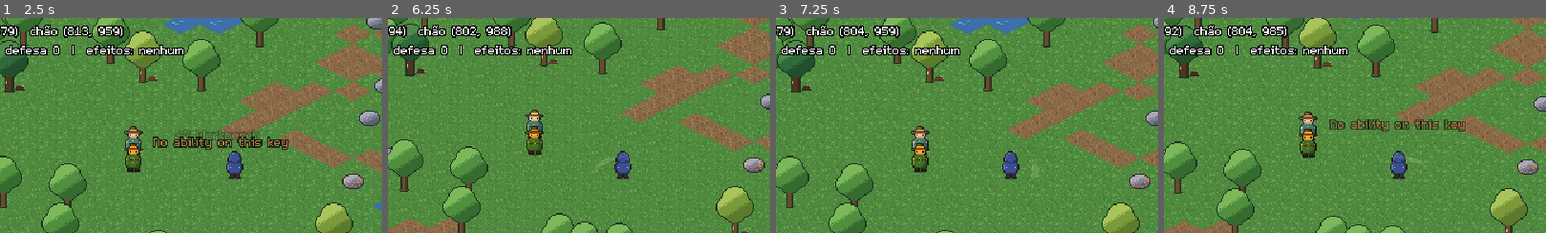
Above: before the commit, frames 1-4 (left to right).
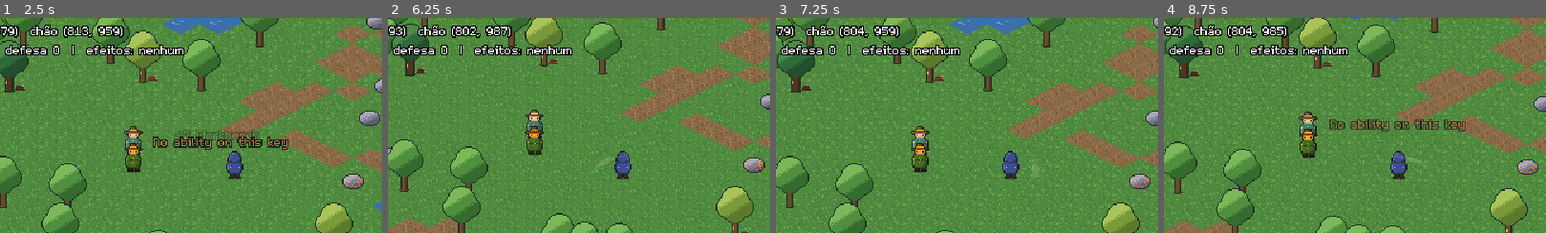
Above: after the commit, the same moments.

Repository: joaovictormendessilva/2d-isometric
Game: Godot game, scene res://scenes/main/main.tscn
The game is run twice, just before and just after one commit, with the same random seed, the same clock (stepped at 60 frames per second) and the same inputs.
Inputs (mouse positions are % of the whole screen's width and height, from its top left):
- Up to frame 1 (2.5 s): tap Enter (ui_accept) at 0.5 s; drag from (50, 93) to (60, 28) at 0.52 s; drag from (30, 55) to (45, 70) at 1.27 s; move the mouse to (60, 28) at 2.02 s; press the mouse at (60, 28) at 2.03 s; hold D (move_right) from 2.03 s (still down); tap 2 (ability_2) at 2.1 s
- Up to frame 2 (6.25 s): release D (move_right) at 2.75 s; release the mouse at (60, 28) at 2.75 s; drag from (45, 70) to (20, 35) at 2.77 s; tap Enter (ui_accept) at 3.5, 3.77, 5 s; move the mouse to (80, 65) at 3.52 s; press the mouse at (80, 65) at 3.53 s; hold A (move_left) 3.53-4.25 s; tap 4 (ability_4) at 3.6 s; release the mouse at (80, 65) at 4.25 s; drag from (20, 35) to (35, 25) at 4.27 s; move the mouse to (55, 50) at 5.02 s; press the mouse at (55, 50) at 5.03 s; hold S (move_down) 5.03-5.75 s; tap E (interact) at 5.1 s; release the mouse at (55, 50) at 5.75 s; drag from (35, 25) to (30, 55) at 5.77 s
- Up to frame 3 (7.25 s): tap Enter (ui_accept) at 6.5, 6.77 s; move the mouse to (72, 45) at 6.52 s; press the mouse at (72, 45) at 6.53 s; hold W (move_up) from 6.53 s (still down)
- Up to frame 4 (8.75 s): release W (move_up) at 7.25 s; release the mouse at (72, 45) at 7.25 s; drag from (30, 55) to (45, 70) at 7.27 s; tap Enter (ui_accept) at 8 s; move the mouse to (60, 28) at 8.02 s; press the mouse at (60, 28) at 8.03 s; hold S (move_down) from 8.03 s (still down); tap 2 (ability_2) at 8.1 s
The pictures show only the part of the screen within x 19-69%, y 13-63%; the shares and areas given below are measured in that part.

Frame 1 is identical in both runs. In frame 2, 0.1% of the frame differs, in the area x 2-32%, y 3-9%; in frame 3, less than 0.1%; in frame 4, less than 0.1%.

Commit message:
Fix ability aim ignoring the mouse after key presses; keep immune translucency through short flashes; scope G2c

Diff:
--- a/scenes/components/actor_feedback.gd
+++ b/scenes/components/actor_feedback.gd
@@ -41,7 +41,7 @@
 	if _body.slammer:  # salto: avermelha durante o aviso, volta ao saltar
 		_body.slammer.slam_started.connect(func(_l: Vector2, attack: SlamAttackData) -> void:
 			_telegraphing = true
-			_tween_modulate(Color.WHITE, TELEGRAPH_COLOR, attack.windup))
+			_tween_modulate(_rest_color(false), _rest_color(), attack.windup))
 		_body.slammer.slam_launched.connect(_on_attack_struck)
 		_body.slammer.slam_finished.connect(_on_attack_struck)
 	_body.died.connect(_on_died.unbind(1))
@@ -54,27 +54,27 @@
 
 
 func _on_damaged() -> void:
-	_tween_modulate(FLASH_COLOR, TELEGRAPH_COLOR if _telegraphing else Color.WHITE, FLASH_TIME)
+	_tween_modulate(FLASH_COLOR, _rest_color(), FLASH_TIME)
 
 
 func _on_healed() -> void:
-	_tween_modulate(HEAL_COLOR, Color.WHITE, HEAL_GLOW_TIME)
+	_tween_modulate(HEAL_COLOR, _rest_color(), HEAL_GLOW_TIME)
 
 
-func _on_immunity_changed(immune: bool) -> void:
-	_tween_modulate(visual.modulate, IMMUNE_MODULATE if immune else Color.WHITE, IMMUNE_FADE_TIME)
+func _on_immunity_changed(_immune: bool) -> void:
+	_tween_modulate(visual.modulate, _rest_color(), IMMUNE_FADE_TIME)
 
 
 func _on_attack_started(_direction: Vector2, attack: MeleeAttackData) -> void:
 	if attack.windup >= TELEGRAPH_MIN_WINDUP:
 		_telegraphing = true
-		_tween_modulate(Color.WHITE, TELEGRAPH_COLOR, attack.windup)
+		_tween_modulate(_rest_color(false), _rest_color(), attack.windup)
 
 
 func _on_attack_struck() -> void:
 	_telegraphing = false
-	if visual.modulate != Color.WHITE:
-		_tween_modulate(visual.modulate, Color.WHITE, FLASH_TIME)
+	if visual.modulate != _rest_color():
+		_tween_modulate(visual.modulate, _rest_color(), FLASH_TIME)
 
 
 func _on_died() -> void:
@@ -86,6 +86,15 @@
 	_tween_modulate(Color.WHITE, Color.WHITE, 0.0)
 
 
+## Cor de repouso do estado atual: todo efeito curto (flash, cura, fim do aviso) volta para ela.
+## Sem isso, um flash ou um golpe interrompido logo depois de ficar imune apagava a transparência.
+func _rest_color(telegraphing := _telegraphing) -> Color:
+	var color := TELEGRAPH_COLOR if telegraphing else Color.WHITE
+	if _body.health and _body.health.is_immune():
+		color.a = IMMUNE_MODULATE.a
+	return color
+
+
 func _tween_modulate(from: Color, to: Color, duration: float) -> void:
 	if _tween:
 		_tween.kill()
--- a/scenes/input/local_player_input.gd
+++ b/scenes/input/local_player_input.gd
@@ -8,7 +8,9 @@
 ## Poção (Q / LB): bebe a primeira poção de vida do inventário (o host confere).
 ## Habilidades (1–4 / RB, B, direcional): lança a do espaço, com a mesma mira do ataque.
 ## Ataque: segurar repete o golpe; um clique que começou na interface não ataca. Mira no
-## mouse se ele foi o último dispositivo usado; senão, na direção em que o personagem olha.
+## mouse se o último dispositivo de mira foi o mouse; com o controle, na direção em que o
+## personagem olha. Teclas não mudam a mira: teclado e mouse se usam juntos (andar com WASD e
+## apertar 1 continua mirando no ponteiro).
 ## No coop, o personagem local age na hora e o NetSync pede ao host (ADR-012).
 
 ## Interagiu com um NPC ao alcance (quem abre a loja é o Main).
@@ -43,7 +45,7 @@
 func _input(event: InputEvent) -> void:
 	if event is InputEventMouseButton or event is InputEventMouseMotion:
 		_aim_with_mouse = true
-	elif event is InputEventKey or event is InputEventJoypadButton:
+	elif event is InputEventJoypadButton:
 		_aim_with_mouse = false
 	elif event is InputEventJoypadMotion and absf((event as InputEventJoypadMotion).axis_value) > JOYPAD_ACTIVITY:
 		_aim_with_mouse = false
--- a/tests/test_input.gd
+++ b/tests/test_input.gd
@@ -77,3 +77,20 @@
 	event.relative = relative
 	event.button_mask = MOUSE_BUTTON_MASK_LEFT
 	return event
+
+
+## Teclado e mouse se usam juntos: apertar uma tecla (andar, habilidade 1) continua mirando no
+## ponteiro. Só o controle volta a mirar para onde o personagem olha.
+func test_keys_keep_mouse_aim() -> void:
+	var input := LocalPlayerInput.new()
+	input._input(_motion_event(CLICK_AT, Vector2.ONE))
+	var key := InputEventKey.new()
+	key.keycode = KEY_1
+	key.pressed = true
+	input._input(key)
+	check(input._aim_with_mouse, "depois de uma tecla, ainda mira no mouse")
+	var pad := InputEventJoypadButton.new()
+	pad.pressed = true
+	input._input(pad)
+	check(not input._aim_with_mouse, "com o controle, mira para onde olha")
+	input.free()
--- a/tests/test_monster_ai.gd
+++ b/tests/test_monster_ai.gd
@@ -116,3 +116,17 @@
 	check(not slime.is_alive(), "o jogador venceu o duelo")
 	check(player.health.current < player.health.max_health,
 		"o slime acertou ao menos um bote (vida %d)" % player.health.current)
+
+
+## Voltando para casa (imune), a criatura fica semitransparente mesmo que um flash de dano ou o
+## fim de um golpe aconteça logo depois (antes, o efeito curto devolvia a cor opaca).
+func test_immune_creature_stays_translucent_after_flash() -> void:
+	var slime := spawn_slime(Vector2.ZERO)
+	var visual: CanvasItem = slime.get_node("Visual")
+	slime.request_attack(Vector2.RIGHT)
+	await physics_frames(2)
+	slime.health.set_immune(true)
+	slime.attacker.attack_finished.emit()  # golpe interrompido logo depois de ficar imune
+	await physics_frames(roundi(ActorFeedback.IMMUNE_FADE_TIME * 60.0) + 4)
+	check(is_equal_approx(visual.modulate.a, ActorFeedback.IMMUNE_MODULATE.a),
+		"continua semitransparente (a=%.2f)" % visual.modulate.a)
Not shown, changed: docs/02-plano-e-status.md
